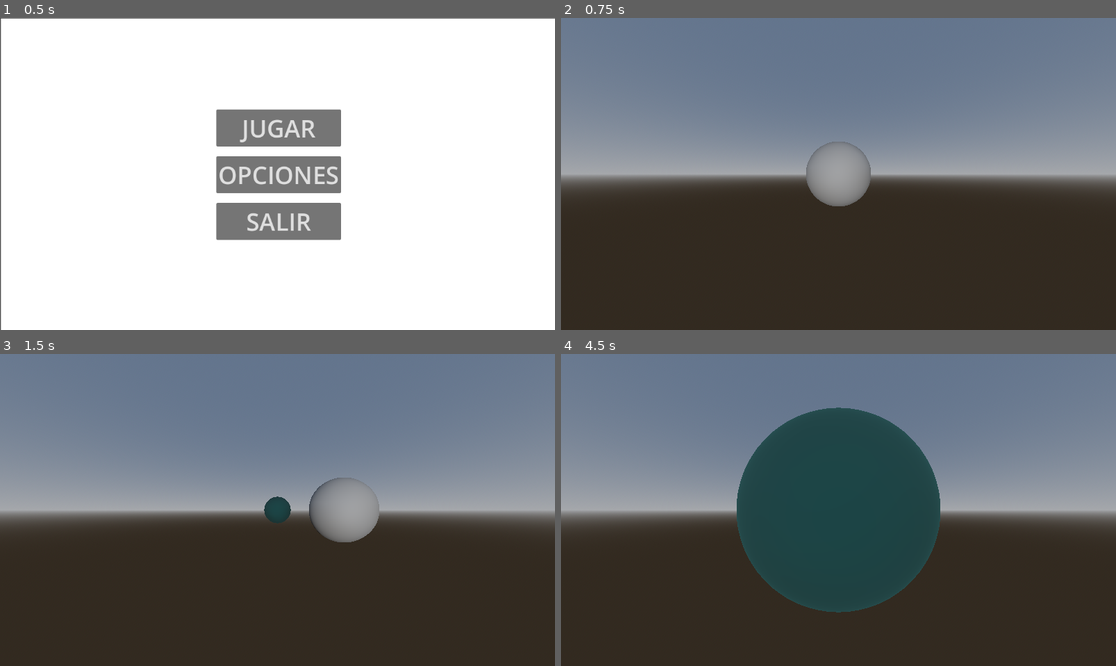
Above: before the commit, frames 1-4 (two rows, left to right).
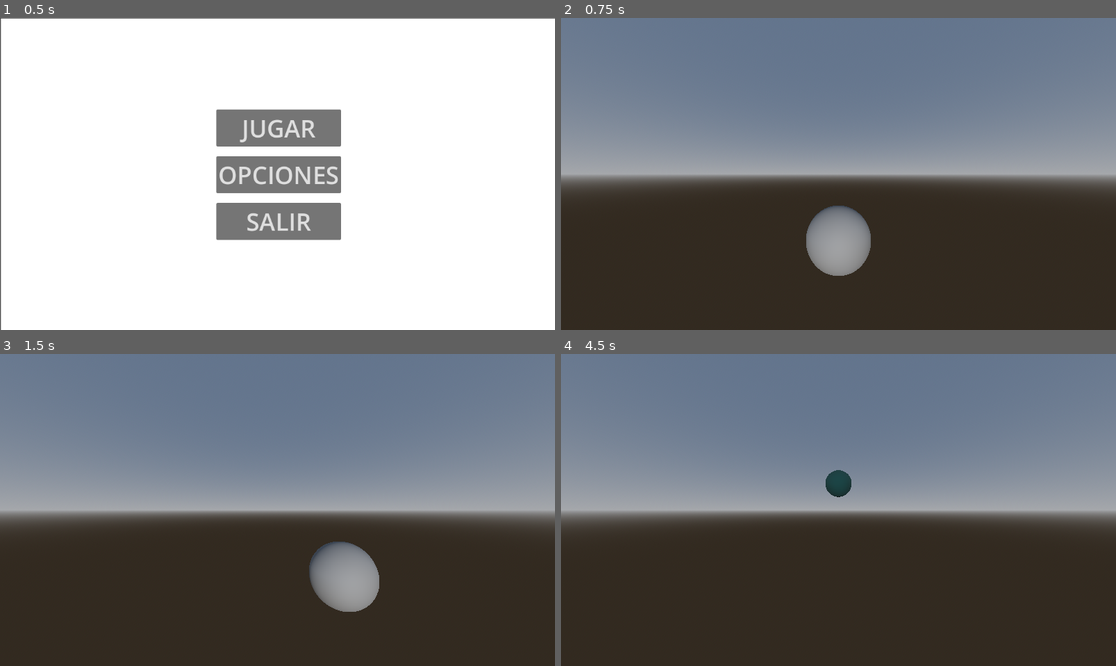
Above: after the commit, the same moments.

Repository: yumegemu/i-want-to-destroy-the-fxcking-world
Game: Godot game, scene res://ESCENAS/menu.tscn
Same seed, same stepped clock (60 frames per second), same inputs: the game is played once before the commit and once after it. The project has no main scene, so this scene is started directly.
Inputs:
- Up to frame 1 (0.5 s): no input
- Up to frame 2 (0.75 s): click "JUGAR" at 0.5 s
- Up to frame 3 (1.5 s): tap Enter at 1.25 s; hold Right (ui_right) from 1.28 s (still down)
- Up to frame 4 (4.5 s): release Right (ui_right) at 2.03 s; hold Down (ui_down) 2.03-2.78 s; hold Right (ui_right) 2.78-3.53 s; hold Up (ui_up) 3.53-4.28 s; hold Left (ui_left) from 4.28 s (still down)

Frame 1 is identical in both runs. In frame 2, 3.2% of the frame differs, in the area x 44-56%, y 39-83%; in frame 3, 3.8%; in frame 4, 19%, in the area x 31-69%, y 17-83%.

Commit message:
Agrega spawner pero bug

Diff:
--- a/Classes/Enemy.gd
+++ b/Classes/Enemy.gd
@@ -1,8 +1,7 @@
 class_name Enemy
 extends CharacterBody3D
 
-@export_category("Atributos")
 @export() var velocidad : float
 
-func movimiento(delta: float) -> void:
+func movimiento(_delta: float) -> void:
 	pass
--- a/ESCENAS/Asteorid.tscn
+++ b/ESCENAS/Asteorid.tscn
@@ -9,6 +9,8 @@
 material = SubResource("StandardMaterial3D_i4ipm")
 
 [sub_resource type="SphereShape3D" id="SphereShape3D_yjqah"]
+custom_solver_bias = 0.68
+margin = 0.734
 
 [node name="Asteroid" type="CharacterBody3D"]
 script = ExtResource("1_qdeut")
--- /dev/null
+++ b/ESCENAS/Enemy_spawner.tscn
@@ -0,0 +1,12 @@
+[gd_scene load_steps=2 format=3 uid="uid://dlxlck6goy6c0"]
+
+[ext_resource type="Script" path="res://Scripts/Enemy_spawner.gd" id="1_4p22i"]
+
+[node name="EnemySpawner" type="Node3D"]
+script = ExtResource("1_4p22i")
+
+[node name="SpawnerTimer" type="Timer" parent="."]
+wait_time = 3.0
+autostart = true
+
+[connection signal="timeout" from="SpawnerTimer" to="." method="_on_spawner_timer_timeout"]
--- a/ESCENAS/Level1.tscn
+++ b/ESCENAS/Level1.tscn
@@ -1,7 +1,7 @@
 [gd_scene load_steps=6 format=3 uid="uid://dyvu4kaxg38r1"]
 
 [ext_resource type="PackedScene" uid="uid://dcichwvmy6vq6" path="res://Escenas/Player.tscn" id="1_ac78p"]
-[ext_resource type="PackedScene" uid="uid://ras6s3na2s7g" path="res://Escenas/Asteorid.tscn" id="2_qxyra"]
+[ext_resource type="PackedScene" uid="uid://dlxlck6goy6c0" path="res://Escenas/Enemy_spawner.tscn" id="3_45ke2"]
 
 [sub_resource type="ProceduralSkyMaterial" id="ProceduralSkyMaterial_tosn3"]
 
@@ -14,6 +14,9 @@
 
 [node name="Level1" type="Node3D"]
 
+[node name="Player" parent="." instance=ExtResource("1_ac78p")]
+transform = Transform3D(1, 0, 0, 0, 1, 0, 0, 0, 1, 0, -1, 0)
+
 [node name="Camera3D" type="Camera3D" parent="."]
 transform = Transform3D(1, 0, 0, 0, 1, 0, 0, 0, 1, 0, 0, 2.44)
 fov = 90.0
@@ -24,7 +27,5 @@
 [node name="DirectionalLight3D" type="DirectionalLight3D" parent="."]
 transform = Transform3D(1, 0, 0, 0, 1, 0, 0, 0, 1, 0, 1.17529, 1.29337)
 
-[node name="Player" parent="." instance=ExtResource("1_ac78p")]
-
-[node name="Asteroid" parent="." instance=ExtResource("2_qxyra")]
-transform = Transform3D(1, 0, 0, 0, 1, 0, 0, 0, 1, 0, 0, -5)
+[node name="EnemySpawner" parent="." instance=ExtResource("3_45ke2")]
+transform = Transform3D(0.1, 0, 0, 0, 0.1, 0, 0, 0, 0.1, 0, 0, -10)
--- a/ESCENAS/Player.tscn
+++ b/ESCENAS/Player.tscn
@@ -4,7 +4,9 @@
 
 [sub_resource type="SphereMesh" id="SphereMesh_8ef58"]
 
-[sub_resource type="SphereShape3D" id="SphereShape3D_p7y3n"]
+[sub_resource type="SphereShape3D" id="SphereShape3D_iggri"]
+custom_solver_bias = 0.056
+margin = 0.457
 
 [node name="Player" type="CharacterBody3D"]
 script = ExtResource("1_316xe")
@@ -13,4 +15,4 @@
 mesh = SubResource("SphereMesh_8ef58")
 
 [node name="CollisionShape3D" type="CollisionShape3D" parent="."]
-shape = SubResource("SphereShape3D_p7y3n")
+shape = SubResource("SphereShape3D_iggri")
--- a/SCRIPTS/Asteroid.gd
+++ b/SCRIPTS/Asteroid.gd
@@ -1,10 +1,13 @@
 extends Enemy
 
+func _ready() -> void:
+	velocidad = 10
+	collision_layer = 2 # Capa 2 para los enemigos
+	collision_mask = 1 # Los enemigos interactúan solo con el jugador (capa 1)
+
 func _physics_process(delta: float) -> void:
-	velocidad = 10
 	movimiento(delta)
 
 func movimiento(delta: float) -> void:
-
-	velocity = delta * Vector3(0, 0, 10.0) * velocidad
+	velocity = Vector3(0, 0, 10) * velocidad * delta
 	move_and_slide()
--- /dev/null
+++ b/SCRIPTS/Enemy_spawner.gd
@@ -0,0 +1,14 @@
+extends Node3D
+
+@onready var spawntime = $SpawnerTimer
+
+const ENEMY = preload("res://Escenas/Asteorid.tscn")
+
+func _on_spawner_timer_timeout() -> void:
+	var newEnemy = ENEMY.instantiate()
+	get_parent().add_child(newEnemy)
+
+	newEnemy.global_position = Vector3(random(),random(),-5)
+
+func random() -> int:
+	return randi() % 3 - 1
--- a/SCRIPTS/Player.gd
+++ b/SCRIPTS/Player.gd
@@ -1,18 +1,26 @@
 extends CharacterBody3D
 
-const SPEED = 5.0
+const velocidad = 5.0
 
-func _physics_process(delta: float) -> void:
+# Aquí configuramos las capas de colisión
+func _ready():
+	# Configuramos el layer y mask
+	collision_layer = 1  # Capa 1: El jugador pertenece a la capa 1
+	collision_mask = 2   # Capa 2: El jugador interactúa con enemigos que están en la capa 2
 
-	# Get the input direction and handle the movement/deceleration.
-	# As good practice, you should replace UI actions with custom gameplay actions.
+func _physics_process(_delta: float) -> void:
+	velocity = Vector3.ZERO
+
+	# Obtener la dirección del input en X y Y
 	var input_dir := Input.get_vector("ui_left", "ui_right", "ui_up", "ui_down")
-	var direction := (transform.basis * Vector3(input_dir.x, 0, input_dir.y)).normalized()
-	if direction:
-		velocity.x = direction.x * SPEED
-		velocity.y = - direction.z * SPEED
-	else:
-		velocity.x = move_toward(velocity.x, 0, SPEED)
-		velocity.y = move_toward(- velocity.z, 0, SPEED)
 
+	# Crear la dirección del movimiento solo en X y Y
+	var direction := Vector3(input_dir.x, input_dir.y, 0).normalized()
+
+	# Si hay movimiento, actualizamos la velocidad.
+	if direction.length() > 0:
+		velocity.x = direction.x * velocidad
+		velocity.y = -direction.y * velocidad
+
+	# Llamamos a move_and_slide para aplicar el movimiento
 	move_and_slide()
